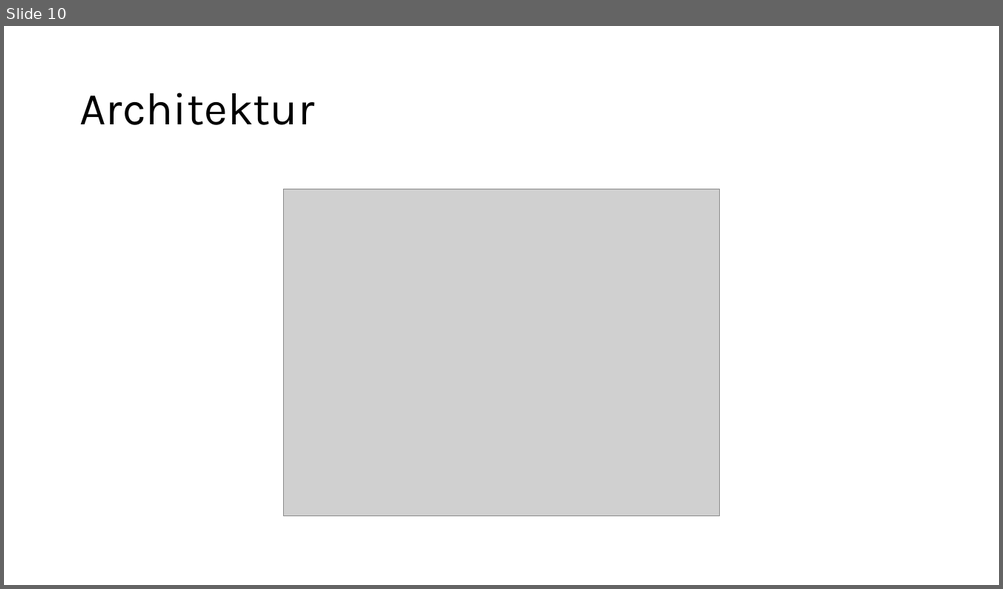
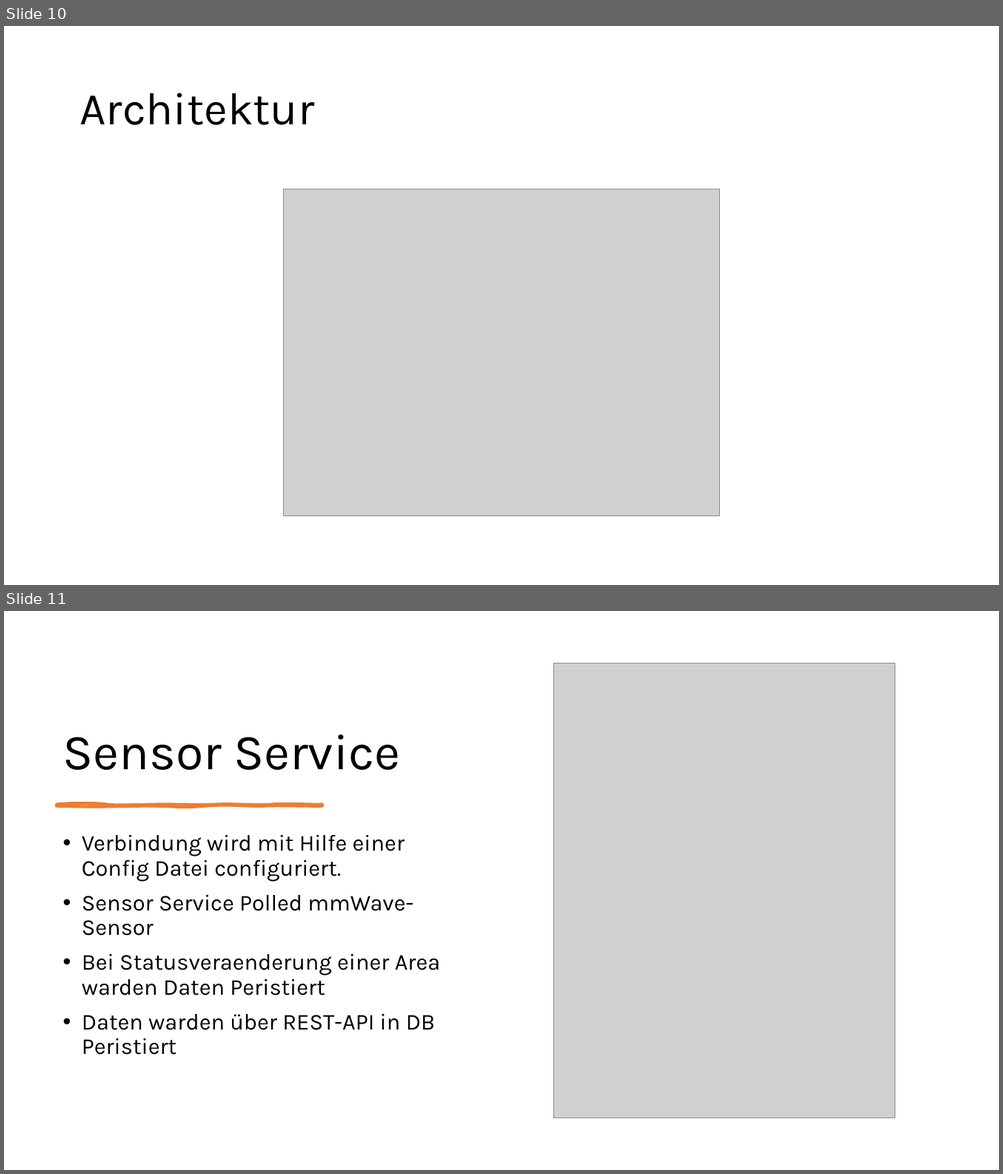
Before and after one commit to jannis1602/SmartAlarmClock, a slide deck: planung/Fachgespraech.pptx. Shown one above the other, each under a label of ours: slide 10 before the commit, slides 10 and 11 after it. The pictures are 1003x589 and 1003x1174 pixels, drawn with LibreOffice and Linux fonts; fonts in the diff are those of the drawing; grey boxes stand for pictures. Boxes give left, top, right and bottom in pixels: in the first picture for what was removed or moved away, otherwise in the second. Text is boxed around its words. In the diff, an @@ line names an element or a change of style, - is before the commit and + after.

```diff
--- a/planung/Fachgespraech.pptx
+++ b/planung/Fachgespraech.pptx
@@ slide 11 added at [4,611,999,1170], background #FFFFFF @@
@@ picture added at [554,664,896,1119] @@
@@ title added at [63,735,400,770], 48.6 pt, text #000000 @@
+Sensor Service
@@ freeform shape added at [57,805,322,806], fill #ED7D31, outline #ED7D31 3 pt @@
@@ text added at [82,835,440,1055], 22 pt, text #000000 @@
+• Verbindung wird mit Hilfe einer Config Datei configuriert.
+• Sensor Service Polled mmWave-Sensor
+• Bei Statusveraenderung einer Area warden Daten Peristiert
+• Daten warden über REST-API in DB Peristiert
```
Also in this commit, not shown: 6 slides changed, 5 other slides added, 10 other files.
